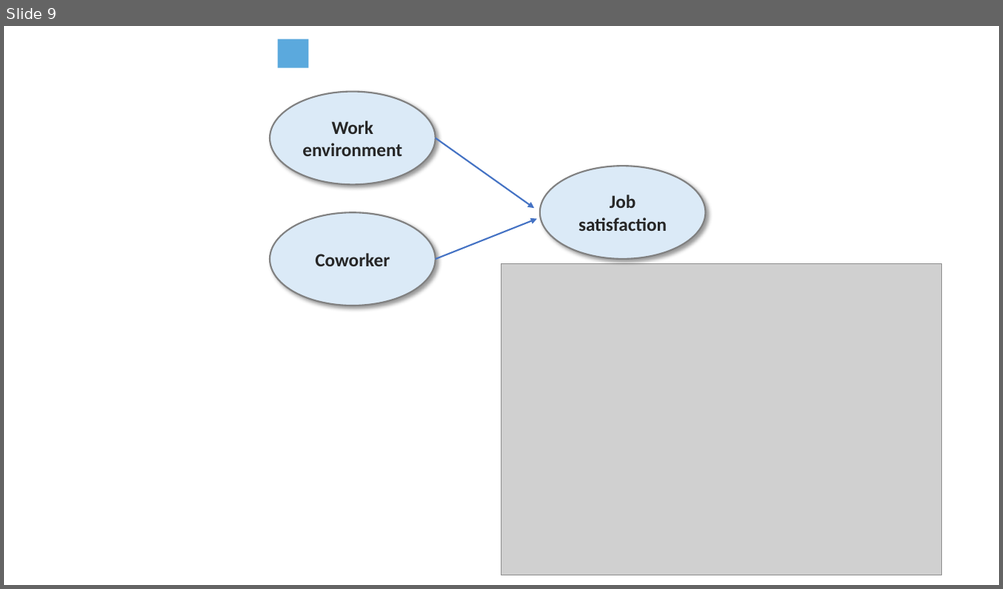
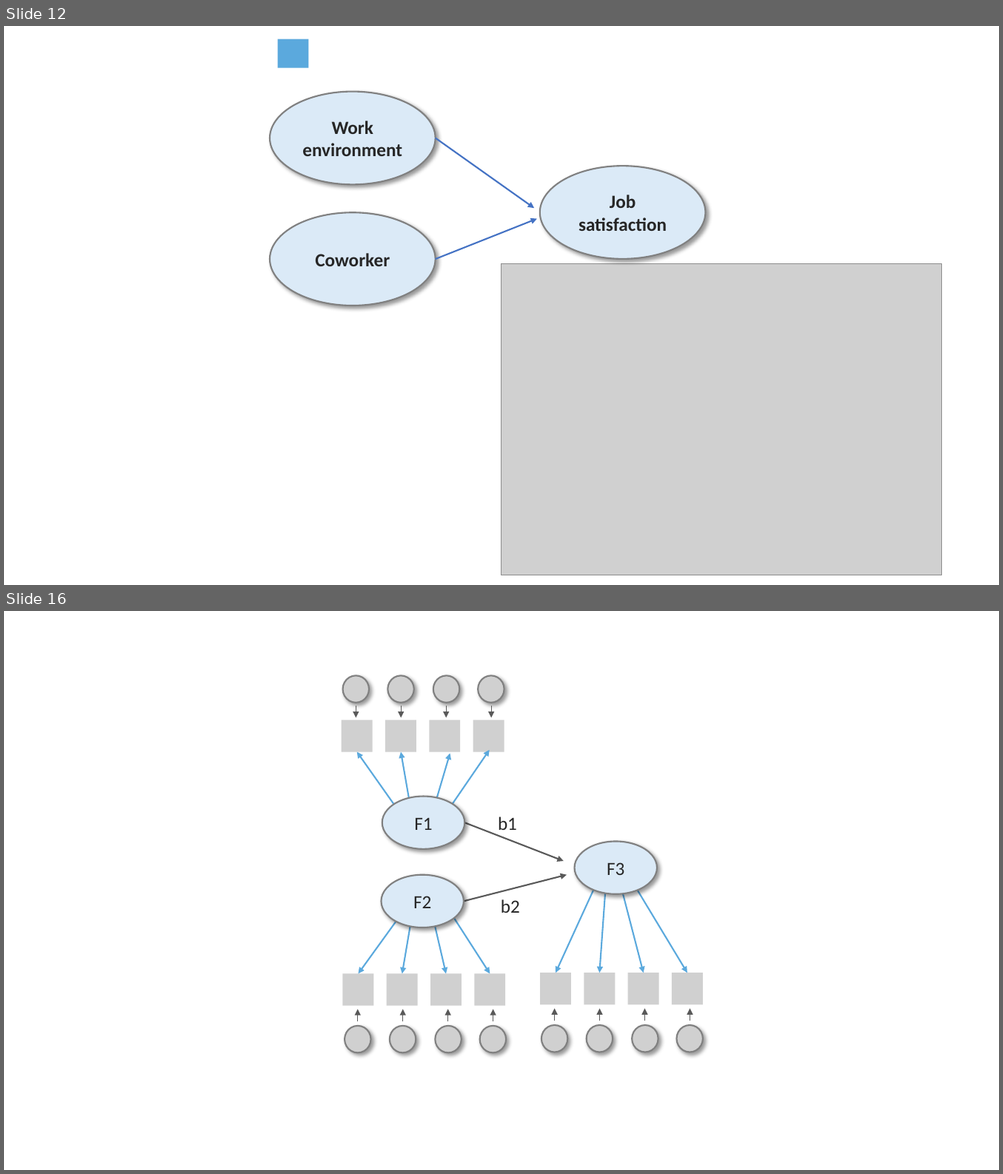
Before and after one commit to chris-allones/trainings, a slide deck: SEM_presentation/02_cfa_sem/img/slide_logos_2.pptx. Shown one above the other, each under a label of ours: slide 9 before the commit, slides 12 and 16 after it; the slides between them are not shown. The pictures are 1003x589 and 1003x1174 pixels, drawn with LibreOffice and Linux fonts; fonts in the diff are those of the drawing; grey boxes stand for pictures. Boxes give left, top, right and bottom in pixels: in the first picture for what was removed or moved away, otherwise in the second. Text is boxed around its words. In the diff, an @@ line names an element or a change of style, - is before the commit and + after.

```diff
--- a/SEM_presentation/02_cfa_sem/img/slide_logos_2.pptx
+++ b/SEM_presentation/02_cfa_sem/img/slide_logos_2.pptx
@@ slide 16 added at bbox=[4, 611, 999, 1170], background #FFFFFF @@
@@ group added at bbox=[341, 676, 703, 1053]: 26 arrows, 24 pictures, 3 ellipses, 2 texts @@
+F1
+F2
+F3
+b1
+b2
@@ what was slide 9 is now slide 12 @@
```
Also in this commit, not shown: 1 slide changed, 8 other slides added, 1 slide removed, 12 other files.
